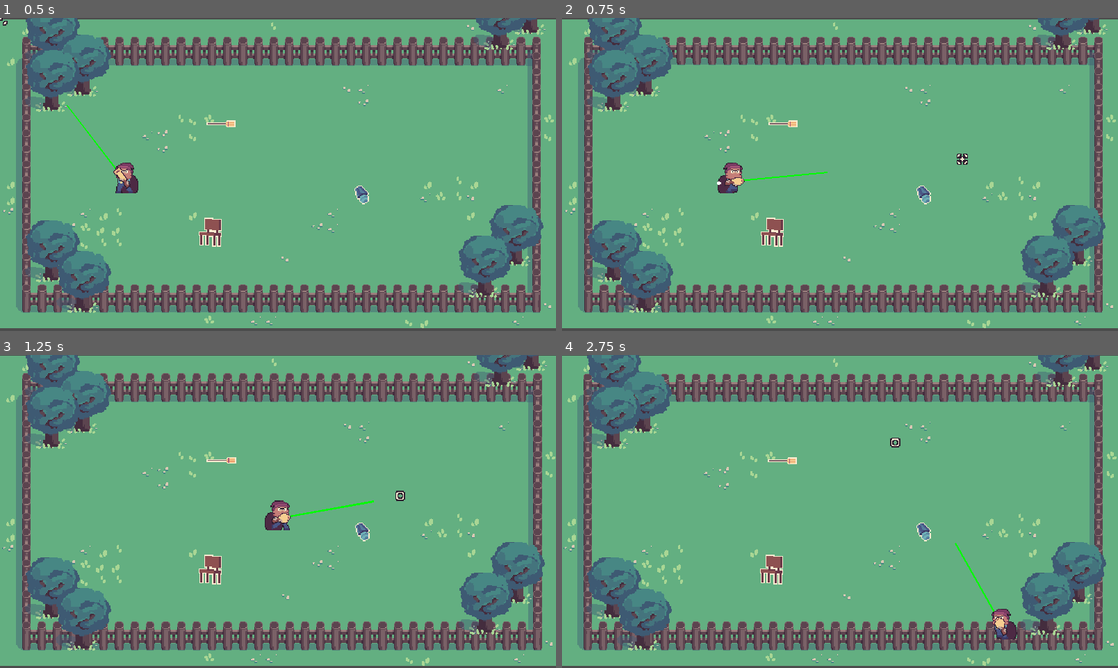
Above: before the commit, frames 1-4 (two rows, left to right).
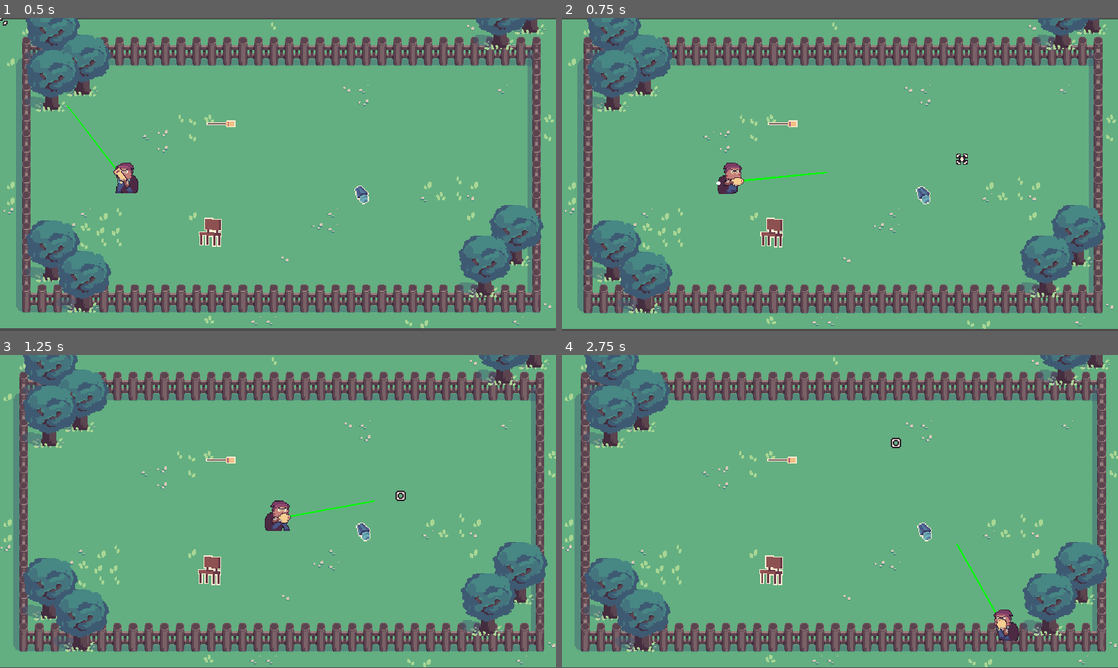
Above: after the commit, the same moments.

Repository: OceanBoy612/BrackeysJam2021
Game: Godot game, scene res://Code/World.tscn
Same seed, same stepped clock (60 frames per second), same inputs: the game is played once before the commit and once after it.
Inputs (mouse positions are in pixels of both pictures, inside the frame that each line leads up to):
- Up to frame 1 (0.5 s): no input
- Up to frame 2 (0.75 s): move the mouse to (962, 158) at 0.52 s; press the mouse at (962, 158) at 0.53 s; hold Right (ui_right) from 0.53 s (still down)
- Up to frame 3 (1.25 s): keep holding Right (ui_right)
- Up to frame 4 (2.75 s): move the mouse to (728, 527) at 1.27 s; release Right (ui_right) at 1.28 s; release the mouse at (728, 527) at 1.28 s; hold Down (ui_down) 1.28-2.03 s; click (728, 527) at 1.35 s; move the mouse to (895, 442) at 2.02 s; press the mouse at (895, 442) at 2.03 s; hold Right (ui_right) from 2.03 s (still down)

Frame 1 is identical in both runs. In frame 2, 4.7% of the frame differs, in the area x 0-100%, y 0-100%; in frame 3, 15%; in frame 4, 15%.

Commit message:
Added shooting sounds and shake when walking

Diff:
--- a/src/Code/Camera2D.gd
+++ b/src/Code/Camera2D.gd
@@ -20,7 +20,7 @@
 
 var zooming = 0.0
 var zoom_vel = 0.0
-var max_zoom = 0.3
+var max_zoom = 0.2
 var zoom_decay = 1.6
 var zoom_factor = 0.28
 
@@ -48,7 +48,7 @@
 export var max_offset = Vector2(100, 75)  # Maximum hor/ver shake in pixels.
 export var max_roll = 0.1  # Maximum rotation in radians (use sparingly).
 export (NodePath) var target  # Assign the node this camera will follow.
-export(float, 0, 1, 0.02) var max_trauma = 0.2  # max trauma
+export(float, 0, 1, 0.02) var max_trauma = 1  # max trauma
 export(bool) var only_x = false setget _set_only_x
 export(bool) var only_y = false setget _set_only_y
 
@@ -59,8 +59,8 @@
 onready var noise = OpenSimplexNoise.new()
 var noise_y = 0
 
-func add_trauma(amount):
-	trauma = min(trauma + amount, max_trauma)
+func add_trauma(amount, max_t=1):
+	trauma = min(trauma + amount, max_t)
 
 
 func shake():
--- a/src/Code/Player/Player.tscn
+++ b/src/Code/Player/Player.tscn
@@ -12,6 +12,7 @@
 [ext_resource path="res://Code/Player/WalkLoop.gd" type="Script" id=10]
 [ext_resource path="res://Code/Player/Cursor.gd" type="Script" id=11]
 [ext_resource path="res://Art/Spriteframes/Cursor_spriteframes.tres" type="SpriteFrames" id=12]
+[ext_resource path="res://Code/Player/ShootSound.gd" type="Script" id=13]
 
 [sub_resource type="RectangleShape2D" id=1]
 extents = Vector2( 8.19074, 10.5732 )
@@ -43,6 +44,7 @@
 
 [node name="ShootSound" type="AudioStreamPlayer2D" parent="."]
 stream = ExtResource( 6 )
+script = ExtResource( 13 )
 
 [node name="WalkLoop" type="AudioStreamPlayer2D" parent="."]
 stream = ExtResource( 7 )
--- /dev/null
+++ b/src/Code/Player/ShootSound.gd
@@ -0,0 +1,12 @@
+extends AudioStreamPlayer2D
+
+
+onready var player: Player = get_parent() as Player
+
+
+func _ready():
+	player.connect("shot", self, "_on_Player_shot")
+
+
+func _on_Player_shot():
+	play()
--- a/src/Code/World.gd
+++ b/src/Code/World.gd
@@ -3,12 +3,17 @@
 func _ready():
 	$Player.connect("shot", self, "on_player_shot")
 	$Player.connect("charged", self, "on_player_charged")
+	$Player.connect("moved", self, "on_player_moved")
 
 
 func on_player_charged():
-	$Camera2D.add_zoom(0.1)
-	$Camera2D.add_trauma(0.016)
+	$Camera2D.add_zoom(0.105)
+	$Camera2D.add_trauma(0.016, 0.15)
 
 func on_player_shot():
-	$Camera2D.add_trauma(0.2)
+	$Camera2D.add_trauma(0.3)
 #	$Camera2D.add_zoom(0.2)
+
+func on_player_moved():
+#	$Camera2D.add_zoom(0.10)
+	$Camera2D.add_trauma(0.016, 0.1)
Not shown: 1 places in src/Code/Player/Player.tscn that only renumber resources
